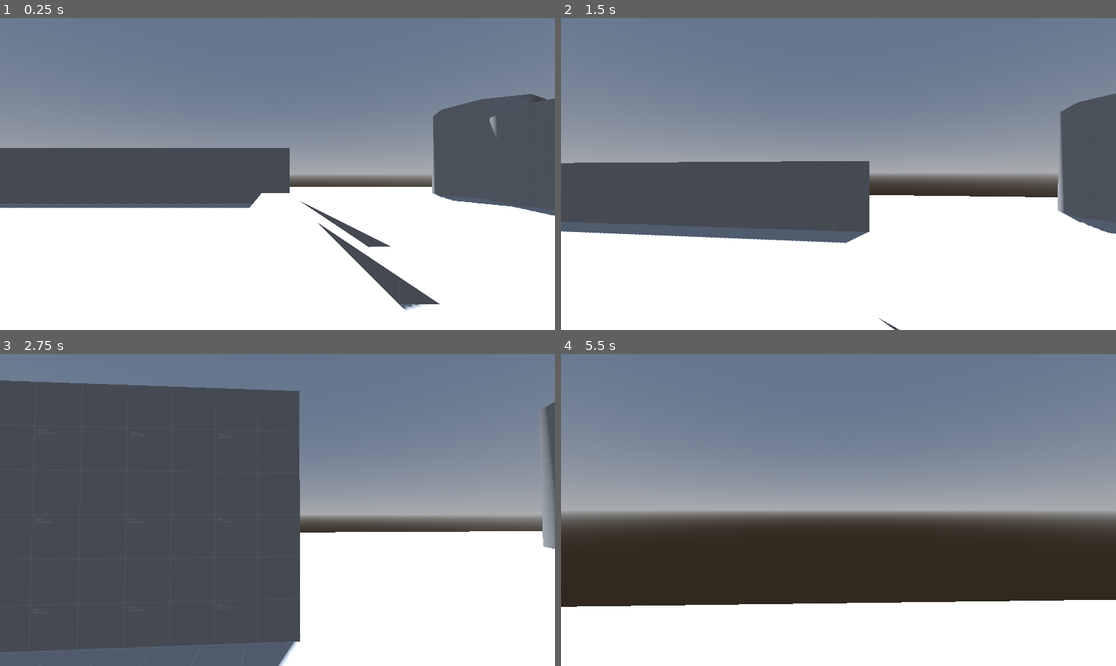
Above: before the commit, frames 1-4 (two rows, left to right).
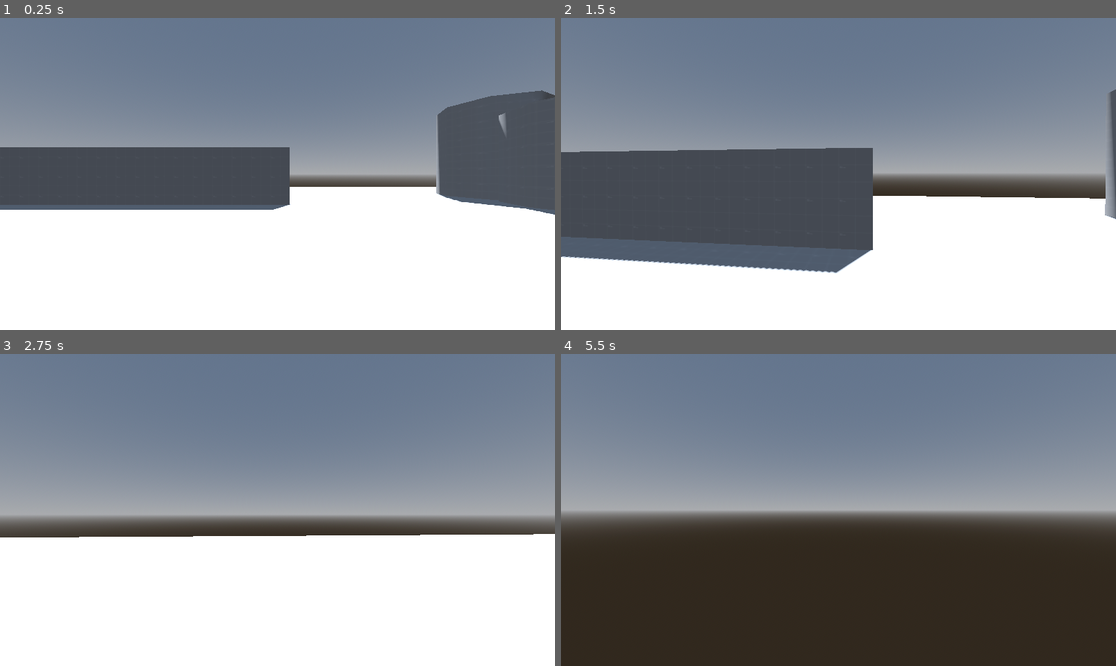
Above: after the commit, the same moments.

Repository: Octoan1/respawn26-colors
Game: Godot game, scene res://Game/main.tscn
Same seed, same stepped clock (60 frames per second), same inputs: the game is played once before the commit and once after it.
Inputs (mouse positions are in pixels of both pictures, inside the frame that each line leads up to):
- Up to frame 1 (0.25 s): no input
- Up to frame 2 (1.5 s): move the mouse to (866, 174) at 0.52 s; hold W (player_forwards) from 0.53 s (still down); tap Space (player_jump) at 0.77 s; move the mouse to (810, 174) at 1.27 s
- Up to frame 3 (2.75 s): keep holding W (player_forwards); tap Space (player_jump) at 1.52 s; move the mouse to (288, 503) at 2.02 s
- Up to frame 4 (5.5 s): keep holding W (player_forwards); move the mouse to (832, 516) at 2.77 s; tap Space (player_jump) at 3.02, 3.77, 4.52 s; move the mouse to (877, 513) at 3.52 s; move the mouse to (794, 506) at 4.27 s; move the mouse to (844, 510) at 5.02 s

The runs differ from the first frame. In frame 1, 2.8% of the frame differs, in the area x 0-100%, y 23-94%; in frame 2, 13%; in frame 3, 49%, in the area x 0-100%, y 8-100%; in frame 4, 20%.

Commit message:
Added bigger ramps

Diff:
--- a/Levels/test_level.tscn
+++ b/Levels/test_level.tscn
@@ -87,23 +87,46 @@
 size = Vector3(20, 3, 1)
 material = ExtResource("1_00vsl")
 
-[node name="CSGCombiner3D" type="CSGCombiner3D" parent="." unique_id=1070184295]
+[node name="SmallStairs" type="CSGCombiner3D" parent="." unique_id=1070184295]
+transform = Transform3D(1, 0, 0, 0, 1, 0, 0, 0, 1, -8.499999, 0, 12.5)
 use_collision = true
 
-[node name="CSGPolygon3D" type="CSGPolygon3D" parent="CSGCombiner3D" unique_id=760470344]
+[node name="45deg" type="CSGPolygon3D" parent="SmallStairs" unique_id=760470344]
 transform = Transform3D(1, 0, 0, 0, 1, 0, 0, 0, 1, -0.49999994, 0, 0)
 polygon = PackedVector2Array(0, 0, 0, 1, 1, 1, 2, 0)
 depth = 2.0
 material = ExtResource("1_00vsl")
 
-[node name="CSGPolygon3D2" type="CSGPolygon3D" parent="CSGCombiner3D" unique_id=884971683]
+[node name="33deg" type="CSGPolygon3D" parent="SmallStairs" unique_id=884971683]
 transform = Transform3D(1, 0, 0, 0, 1, 0, 0, 0, 1, -0.49999994, 0, -2)
 polygon = PackedVector2Array(0, 0, 0, 1, 1, 1, 2.5, 0)
 depth = 2.0
 material = ExtResource("1_00vsl")
 
-[node name="CSGPolygon3D3" type="CSGPolygon3D" parent="CSGCombiner3D" unique_id=1447058452]
+[node name="26deg" type="CSGPolygon3D" parent="SmallStairs" unique_id=1447058452]
 transform = Transform3D(1, 0, 0, 0, 1, 0, 0, 0, 1, -0.49999994, 0, -4)
 polygon = PackedVector2Array(0, 0, 0, 1, 1, 1, 3, 0)
 depth = 2.0
 material = ExtResource("1_00vsl")
+
+[node name="BigStairs" type="CSGCombiner3D" parent="." unique_id=270710466]
+transform = Transform3D(1, 0, 0, 0, 1, 0, 0, 0, 1, -8.499999, 0, 6.5)
+use_collision = true
+
+[node name="45deg" type="CSGPolygon3D" parent="BigStairs" unique_id=1934594037]
+transform = Transform3D(1, 0, 0, 0, 1, 0, 0, 0, 1, -0.49999994, 0, 0)
+polygon = PackedVector2Array(0, 0, 3, 0, 0, 3)
+depth = 2.0
+material = ExtResource("1_00vsl")
+
+[node name="33deg" type="CSGPolygon3D" parent="BigStairs" unique_id=1678332055]
+transform = Transform3D(1, 0, 0, 0, 1, 0, 0, 0, 1, -0.49999994, 0, -2)
+polygon = PackedVector2Array(0, 0, 4.5, 0, 0, 3)
+depth = 2.0
+material = ExtResource("1_00vsl")
+
+[node name="26deg" type="CSGPolygon3D" parent="BigStairs" unique_id=550216728]
+transform = Transform3D(1, 0, 0, 0, 1, 0, 0, 0, 1, -0.49999994, 0, -4)
+polygon = PackedVector2Array(0, 0, 6, 0, 0, 3)
+depth = 2.0
+material = ExtResource("1_00vsl")
